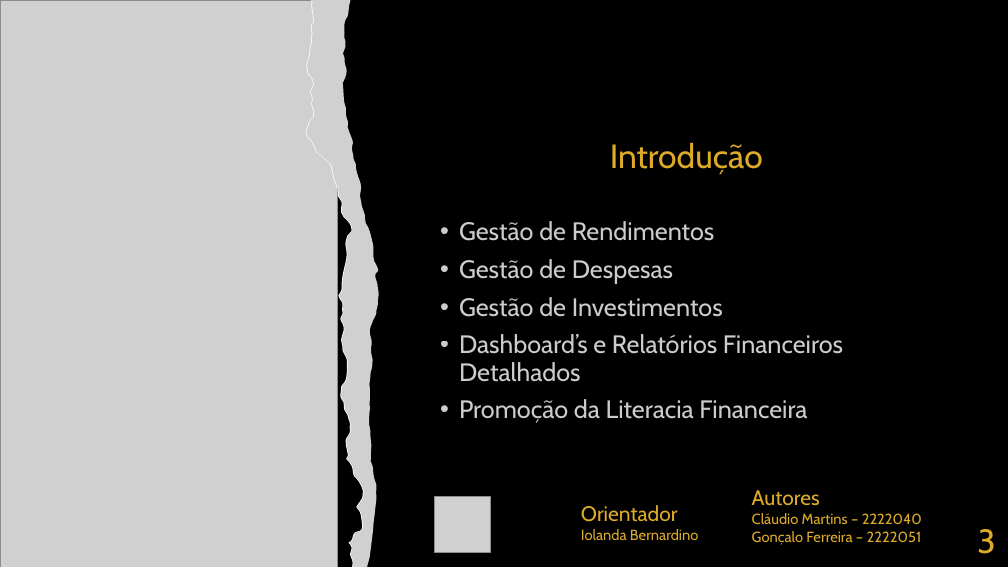
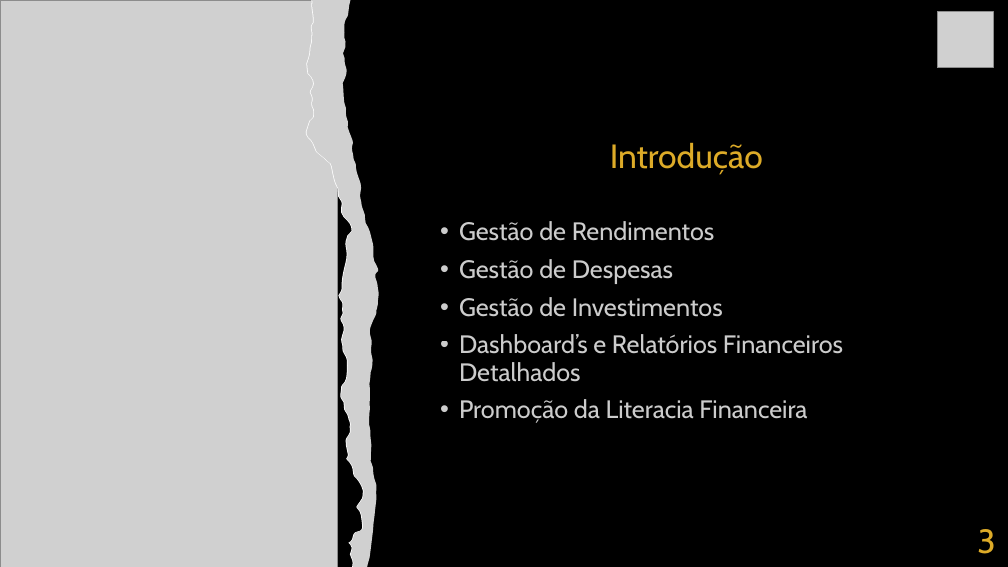
Before and after one commit to goncaloferreira966/Smart4Finances, a slide deck: slide 3 of Smart4FiancesApresentacao.pptx. Drawn at 1008x567 pixels with LibreOffice and Linux fonts; fonts in the diff are those of the drawing; grey boxes stand for pictures. Boxes give left, top, right and bottom in pixels: in the first picture for what was removed or moved away, otherwise in the second. Text is boxed around its words. In the diff, an @@ line names an element or a change of style, - is before the commit and + after.

```diff
--- a/Smart4FiancesApresentacao.pptx
+++ b/Smart4FiancesApresentacao.pptx
@@ picture: place and size @@
-picture at (435,496,491,552)
+picture at (938,11,994,67)
@@ text removed at (581,505,698,540) @@
-Orientador
-Iolanda Bernardino
@@ text removed at (752,490,922,545) @@
-Autores
-Cláudio Martins – 2222040
-Gonçalo Ferreira – 2222051
```
Also in this commit, not shown: 8 other slides changed, 1 slide added, 1 slide removed.
